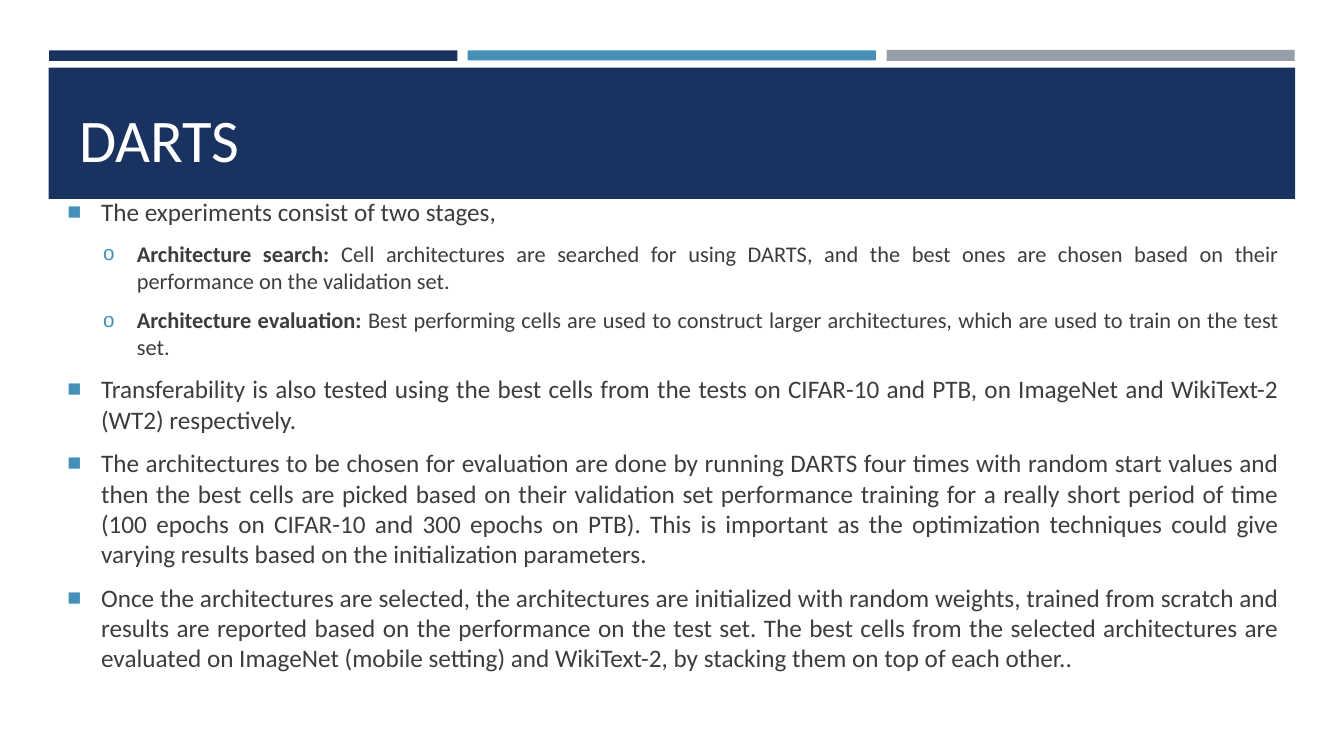
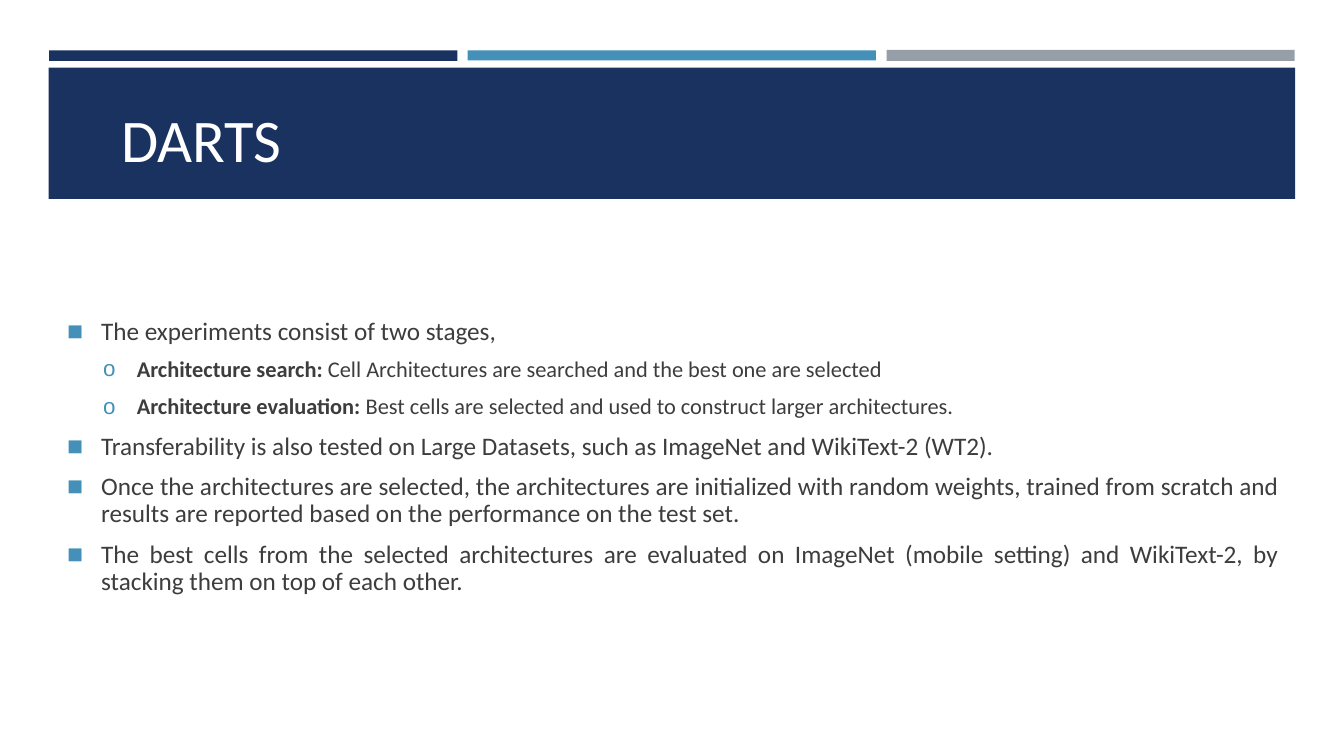
Before and after one commit to Experiment5X/IntelligentSystemsResearchPaper, a slide deck: slide 7 of DARTs and ProxylessNAS Presentation.pptx (slide 8 before the commit). Drawn at 1344x756 pixels with LibreOffice and Linux fonts; fonts in the diff are those of the drawing. Boxes give left, top, right and bottom in pixels: in the first picture for what was removed or moved away, otherwise in the second. Text is boxed around its words. In the diff, an @@ line names an element or a change of style, - is before the commit and + after.

```diff
--- a/DARTs and ProxylessNAS Presentation.pptx
+++ b/DARTs and ProxylessNAS Presentation.pptx
@@ title "DARTS": place and size @@
-title "DARTS" at <box>79,122,239,163</box>
+title "DARTS" at <box>121,122,281,163</box>
@@ text "The experiments consist of two ...": place and size @@
-text "The experiments consist of two ..." at <box>101,203,1278,672</box>
+text "The experiments consist of two ..." at <box>101,322,1278,595</box>
@@ text at <box>101,322,496,345</box>: bullet ■ to ◼; line spacing 1 to 0.9; less space between paragraphs @@
@@ text at <box>101,361,1278,595</box>: text changed @@
-  o Architecture search: Cell architectures are searched for using DARTS, and the best ones are chosen based on their performance on the validation set.
-  o Architecture evaluation: Best performing cells are used to construct larger architectures, which are used to train on the test set.
-■ Transferability is also tested using the best cells from the tests on CIFAR-10 and PTB, on ImageNet and WikiText-2 (WT2) respectively.
-■ The architectures to be chosen for evaluation are done by running DARTS four times with random start values and then the best cells are picked based on their validation set performance training for a really short period of time (100 epochs on CIFAR-10 and 300 epochs on PTB). This is important as the optimization techniques could give varying results based on the initialization parameters.
-■ Once the architectures are selected, the architectures are initialized with random weights, trained from scratch and results are reported based on the performance on the test set. The best cells from the selected architectures are evaluated on ImageNet (mobile setting) and WikiText-2, by stacking them on top of each other..
+  o Architecture search: Cell Architectures are searched and the best one are selected
+  o Architecture evaluation: Best cells are selected and used to construct larger architectures.
+◼ Transferability is also tested on Large Datasets, such as ImageNet and WikiText-2 (WT2).
+◼ Once the architectures are selected, the architectures are initialized with random weights, trained from scratch and results are reported based on the performance on the test set.
+◼ The best cells from the selected architectures are evaluated on ImageNet (mobile setting) and WikiText-2, by stacking them on top of each other.
```
Also in this commit, not shown: 10 other slides changed, 2 slides added, 5 slides removed, 3 other files.
